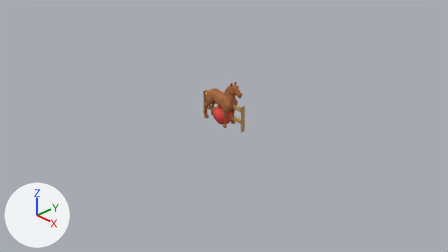
Before and after pictures for a commit that changed the Blender file art/horse.blend.
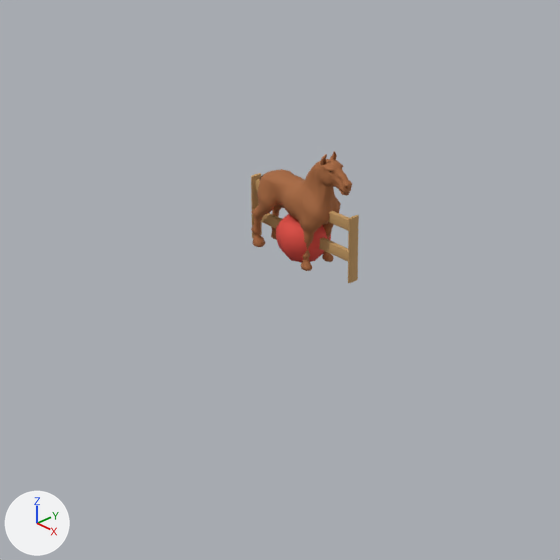
Old and new are each drawn from the file's camera 'Camera' and again close up on the part from 24% to 72% of the width and 9% to 95% of the height. Every picture has the same lights, and +X, +Y and +Z are marked at lower left. The first two pictures are the older version.

The first close-up shows 'Apple_Fruit', 'Fence_Timber', 'Horse_Body'.
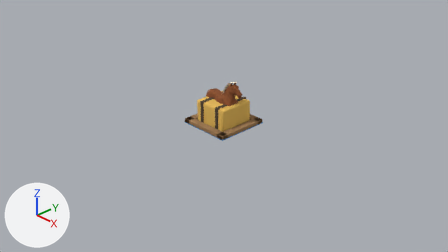
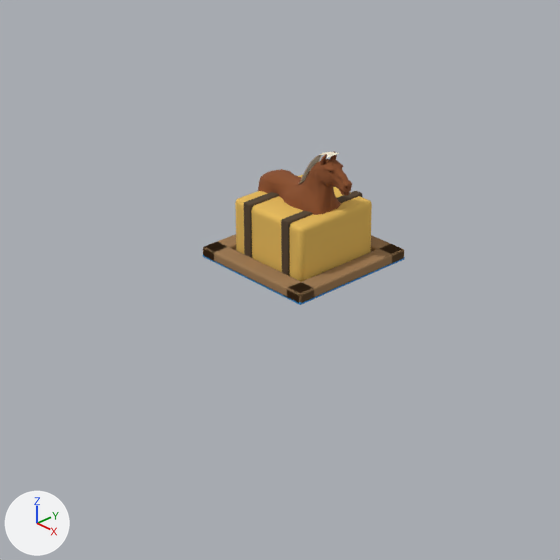
Boxes [x1, y1, x2, y2] around the edits, measured in the close-ups (560 x 560 px):
'Bale_Straw', added (orange)
    after: [235, 175, 372, 282]
'Horse_Body', recoloured
    both: [258, 151, 352, 215]
'Channel_Bank_S', added (brown)
    after: [203, 242, 314, 303]
'Channel_Bank_E', added (brown)
    after: [287, 244, 404, 303]
'Fence_Timber', hidden
    before: [251, 173, 359, 283]
'Apple_Fruit', hidden (red)
    before: [276, 214, 331, 263]
'Bale_Straps', added
    after: [244, 191, 362, 276]
'Channel_Bank_N', added
    after: [371, 235, 404, 263]
'Channel_Water', added
    after: [203, 255, 405, 305]
'Channel_Bank_W', added
    after: [203, 234, 236, 261]
'Horse_Mane', moved, rescaled (not visible before)
    after: [298, 152, 339, 184]

What changed in the scene script:
```text
Change mat_hide:
    mat_hide.base_color: (0.392, 0.138, 0.0452) -> (0.254, 0.0782, 0.0232)  # brown #a8683c -> brown #8a4f2a
Change me_horse_mane:
    remove me_horse_mane.from_pydata(...)  # 63 vertices, 40 faces; spans x -0.003..0.283, y -0.026..0.025, z 0.568..0.814
    add me_horse_mane.from_pydata(...)  # 63 vertices, 40 faces; spans x -0.014..0.295, y -0.061..0.061, z 0.568..0.868
    me_horse_mane part 1: the whole mesh is scaled about its middle by (1.08, 2.4, 1.22), then moved by (0.0, 0.0, 0.027)
Change ob_fence_timber:
    add ob_fence_timber.hide_set(True)
Change ob_apple_fruit:
    add ob_apple_fruit.hide_set(True)
Add ob_channel_bank_w:
    ob_channel_bank_w = bpy.data.objects.new('Channel_Bank_W', me_channel_bank_w)  # 80 vertices, 78 faces; spans x -0.5..-0.36, y -0.5..0.5, z 0.0..0.08; in mat_bank (brown #9c7850)
    ob_channel_bank_w.location = (0.0, 0.0, 0.0)
Add ob_channel_bank_e:
    ob_channel_bank_e = bpy.data.objects.new('Channel_Bank_E', me_channel_bank_e)  # 80 vertices, 78 faces; spans x 0.36..0.5, y -0.5..0.5, z 0.0..0.08; in mat_bank (brown #9c7850)
    ob_channel_bank_e.location = (0.0, 0.0, 0.0)
Add ob_channel_bank_s:
    ob_channel_bank_s = bpy.data.objects.new('Channel_Bank_S', me_channel_bank_s)  # 80 vertices, 78 faces; spans x -0.5..0.5, y -0.5..-0.36, z 0.0..0.08; in mat_bank (brown #9c7850)
    ob_channel_bank_s.location = (0.0, 0.0, 0.0)
Add ob_channel_bank_n:
    ob_channel_bank_n = bpy.data.objects.new('Channel_Bank_N', me_channel_bank_n)  # 80 vertices, 78 faces; spans x -0.5..0.5, y 0.36..0.5, z 0.0..0.08; in mat_bank (brown #9c7850)
    ob_channel_bank_n.location = (0.0, 0.0, 0.0)
Add ob_channel_water:
    ob_channel_water = bpy.data.objects.new('Channel_Water', me_channel_water)  # 80 vertices, 78 faces; spans x -0.5..0.5, y -0.5..0.5, z 0.0..0.02; in mat_water_flat (blue #2f8fd6)
    ob_channel_water.location = (0.0, 0.0, 0.0)
Add ob_bale_straps:
    ob_bale_straps = bpy.data.objects.new('Bale_Straps', me_bale_straps)  # 160 vertices, 156 faces; spans x -0.225..0.225, y -0.352..0.352, z 0.0..0.462; in mat_straps (brown #53412d)
    ob_bale_straps.location = (0.0, 0.0, 0.0)
Add ob_bale_straw:
    ob_bale_straw = bpy.data.objects.new('Bale_Straw', me_bale_straw)  # 80 vertices, 78 faces; spans x -0.34..0.34, y -0.34..0.34, z 0.0..0.45; in mat_straw (orange #e8bc5a)
    ob_bale_straw.location = (0.0, 0.0, 0.0)
```
